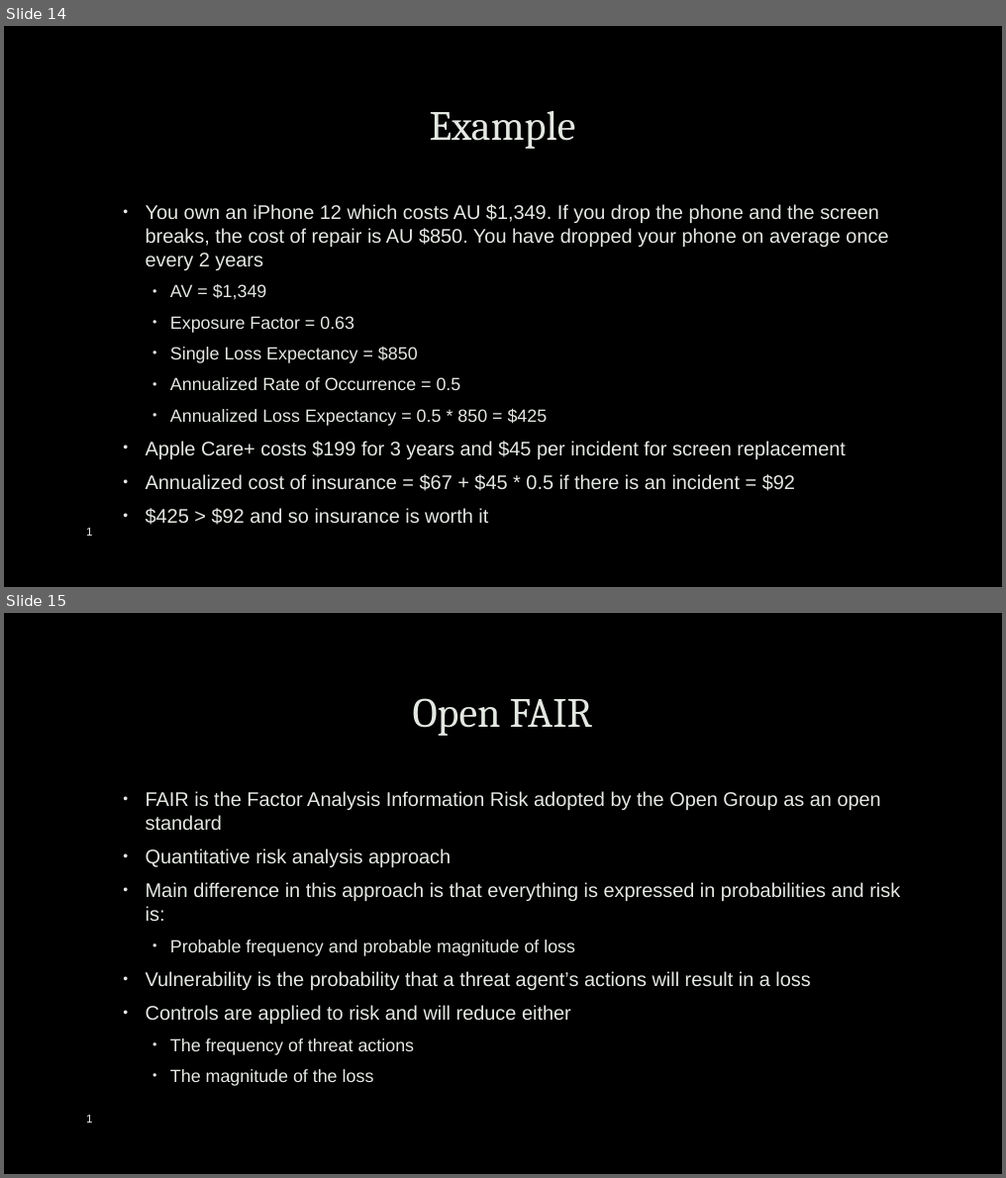
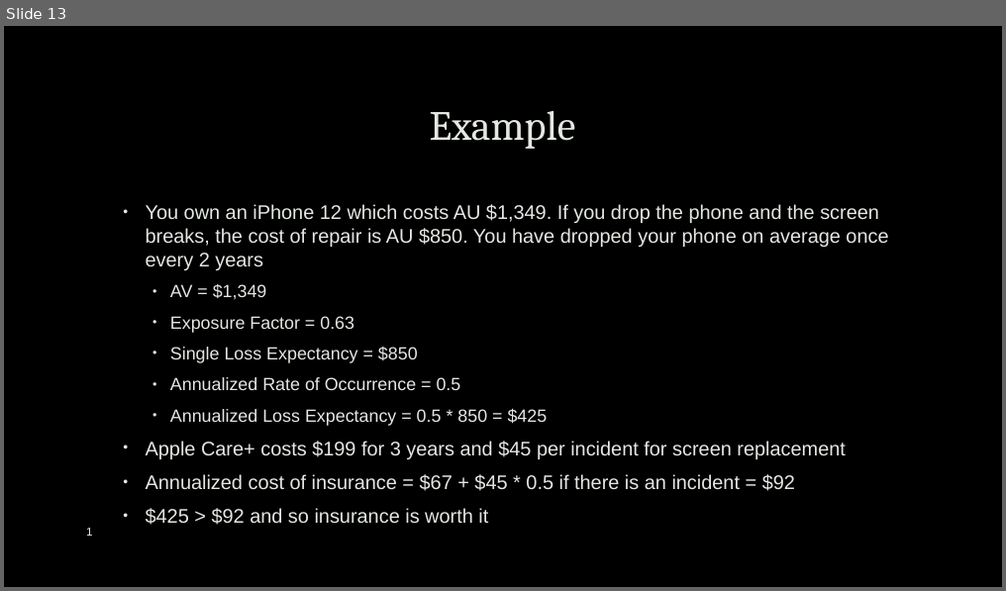
Before and after one commit to robert-mcknight/citx1003, a slide deck: cits1003-lecture_slides/CITS1003-7 Security Management.pptx. Shown one above the other, each under a label of ours: slides 14 and 15 before the commit, slide 13 after it. The pictures are 1006x1178 and 1006x591 pixels, drawn with LibreOffice and Linux fonts; fonts in the diff are those of the drawing; background and template pictures are left out. Boxes give left, top, right and bottom in pixels: in the first picture for what was removed or moved away, otherwise in the second. Text is boxed around its words. In the diff, an @@ line names an element or a change of style, - is before the commit and + after.

```diff
--- a/cits1003-lecture_slides/CITS1003-7 Security Management.pptx
+++ b/cits1003-lecture_slides/CITS1003-7 Security Management.pptx
@@ slide 15 removed at (4,613,1002,1174), background picture (left out) @@
@@ title removed at (413,698,593,736) @@
-Open FAIR
@@ text removed at (146,791,900,1086) @@
-  • FAIR is the Factor Analysis Information Risk adopted by the Open Group as an open standard
-  • Quantitative risk analysis approach
-  • Main difference in this approach is that everything is expressed in probabilities and risk is:
-    • Probable frequency and probable magnitude of loss
-  • Vulnerability is the probability that a threat agent’s actions will result in a loss
-  • Controls are applied to risk and will reduce either
-    • The frequency of threat actions
-    • The magnitude of the loss
@@ text removed at (86,1115,92,1123) @@
-1
@@ what was slide 14 is now slide 13 @@
```
Also in this commit, not shown: 1 slide changed, 16 slides added, 1 other slide removed, 3 other files.
